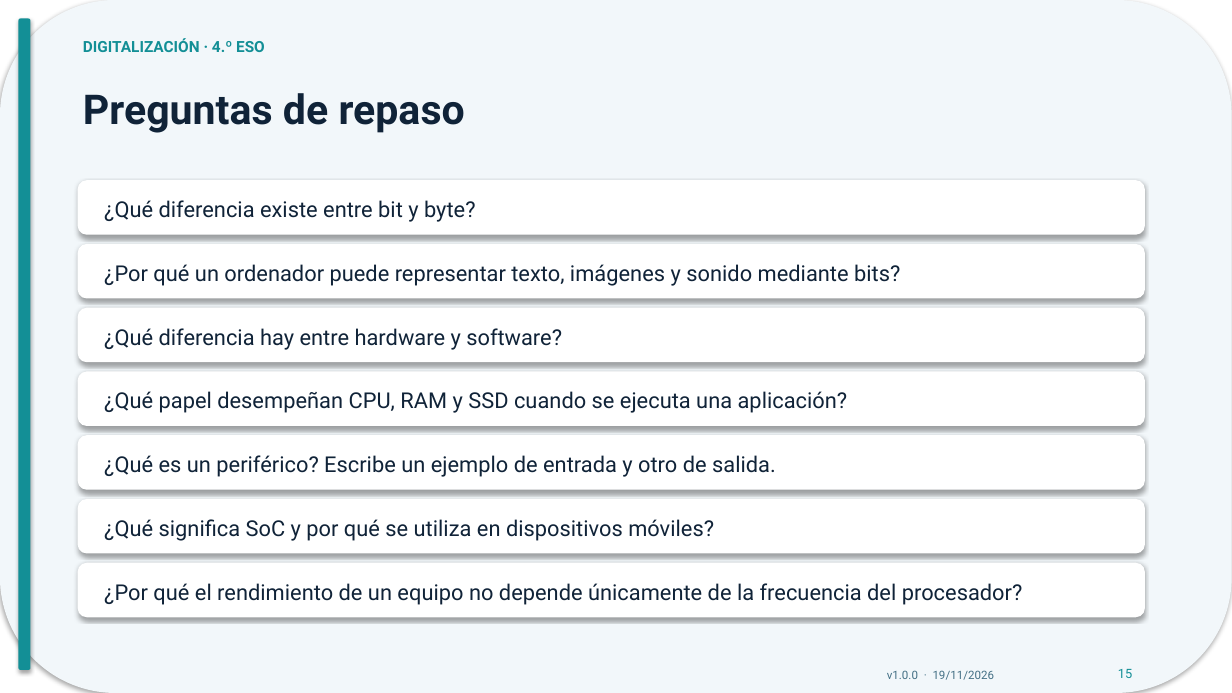
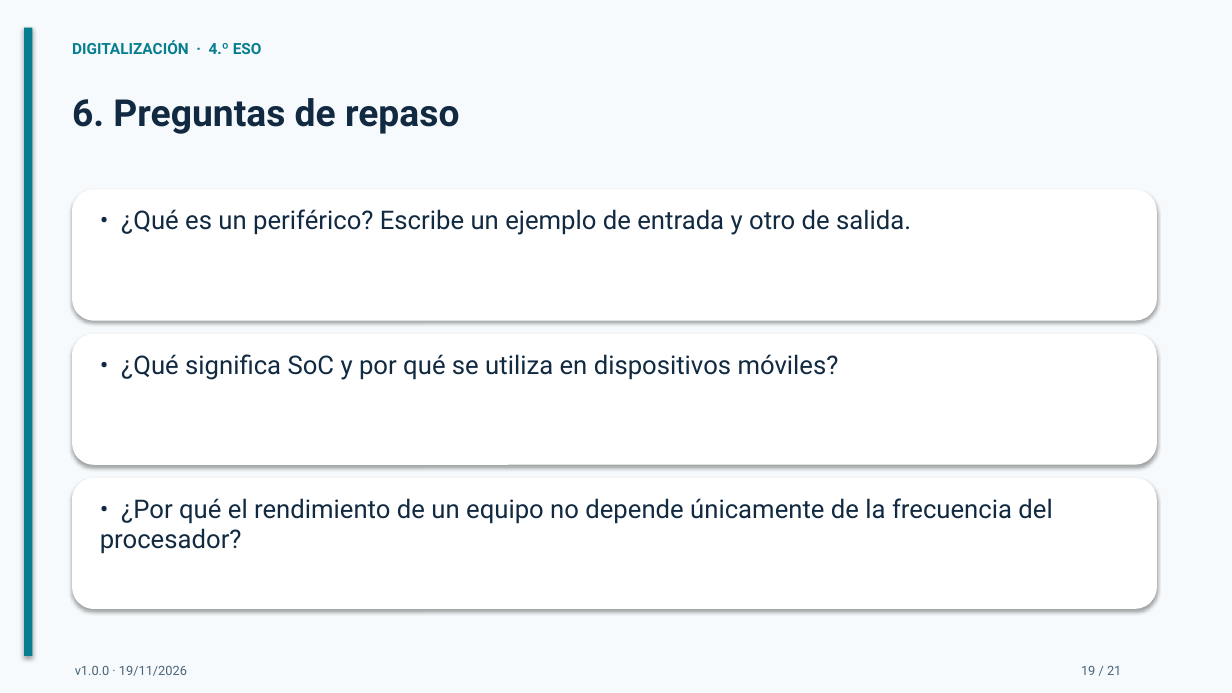
Before and after one commit to bitschips/digitaliza4, a slide deck: slide 19 of temas/tema-01-arquitectura-de-ordenadores/presentaciones/tema-01-arquitectura-de-ordenadores.pptx (slide 15 before the commit). Drawn at 1232x693 pixels with LibreOffice and Linux fonts; fonts in the diff are those of the drawing. Boxes give left, top, right and bottom in pixels: in the first picture for what was removed or moved away, otherwise in the second. Text is boxed around its words. In the diff, an @@ line names an element or a change of style, - is before the commit and + after.

```diff
--- a/temas/tema-01-arquitectura-de-ordenadores/presentaciones/tema-01-arquitectura-de-ordenadores.pptx
+++ b/temas/tema-01-arquitectura-de-ordenadores/presentaciones/tema-01-arquitectura-de-ordenadores.pptx
@@ rounded rectangle removed at [0, 0, 1232, 693] @@
@@ rectangle added at [0, 0, 1232, 693], fill #F6FAFC @@
@@ rounded rectangle removed at [18, 18, 30, 670] @@
@@ rectangle added at [24, 28, 32, 656], fill #077E90 @@
@@ text "DIGITALIZACIÓN · 4.º ESO" at [72, 40, 262, 54]: text colour #138F96 to #077E90 @@
@@ text at [72, 98, 459, 134]: text changed; size 32 to 29 pt; text colour #102338 to #112A41 @@
-Preguntas de repaso
+6. Preguntas de repaso
@@ rounded rectangle: place and size @@
-rounded rectangle at [78, 244, 1145, 299]
+rounded rectangle at [72, 189, 1157, 321]
@@ rounded rectangle removed at [78, 180, 1145, 235] @@
@@ text removed at [104, 200, 476, 222] @@
-¿Qué diferencia existe entre bit y byte?
@@ text at [121, 209, 911, 235]: text changed; size 17 to 20 pt; text colour #102338 to #112A41 @@
-¿Qué es un periférico? Escribe un ejemplo de entrada y otro de salida.
+• ¿Qué es un periférico? Escribe un ejemplo de entrada y otro de salida.
@@ text removed at [104, 264, 900, 286] @@
-¿Por qué un ordenador puede representar texto, imágenes y sonido mediante bits?
@@ rounded rectangle removed at [78, 308, 1145, 362] @@
@@ text removed at [104, 328, 562, 350] @@
-¿Qué diferencia hay entre hardware y software?
@@ rounded rectangle: place and size @@
-rounded rectangle at [78, 372, 1145, 426]
+rounded rectangle at [72, 334, 1157, 465]
@@ text at [121, 354, 839, 380]: text changed; size 17 to 20 pt; text colour #102338 to #112A41 @@
-¿Qué significa SoC y por qué se utiliza en dispositivos móviles?
+• ¿Qué significa SoC y por qué se utiliza en dispositivos móviles?
@@ text removed at [104, 391, 848, 413] @@
-¿Qué papel desempeñan CPU, RAM y SSD cuando se ejecuta una aplicación?
@@ rounded rectangle removed at [78, 435, 1145, 490] @@
@@ rounded rectangle: place and size @@
-rounded rectangle at [78, 499, 1145, 554]
+rounded rectangle at [72, 478, 1157, 609]
@@ text at [100, 498, 1052, 554]: text changed; size 17 to 20 pt; text colour #102338 to #112A41 @@
-¿Por qué el rendimiento de un equipo no depende únicamente de la frecuencia del procesador?
+• ¿Por qué el rendimiento de un equipo no depende únicamente de la frecuencia del procesador?
@@ rounded rectangle removed at [78, 563, 1145, 617] @@
@@ text "v1.0.0 · 19/11/2026": place and size @@
-text "v1.0.0 · 19/11/2026" at [887, 670, 995, 680]
+text "v1.0.0 · 19/11/2026" at [75, 666, 187, 676]
@@ text "v1.0.0 · 19/11/2026" at [75, 666, 187, 676]: size 9 to 10 pt, text colour #447085 to #4A6478 @@
@@ text added at [1081, 666, 1121, 675], 10 pt, text #4A6478 @@
+19 / 21
@@ text removed at [1118, 669, 1132, 678] @@
-15
```
Also in this commit, not shown: 2 other slides changed, 18 slides added, 13 slides removed, 2 other files.
